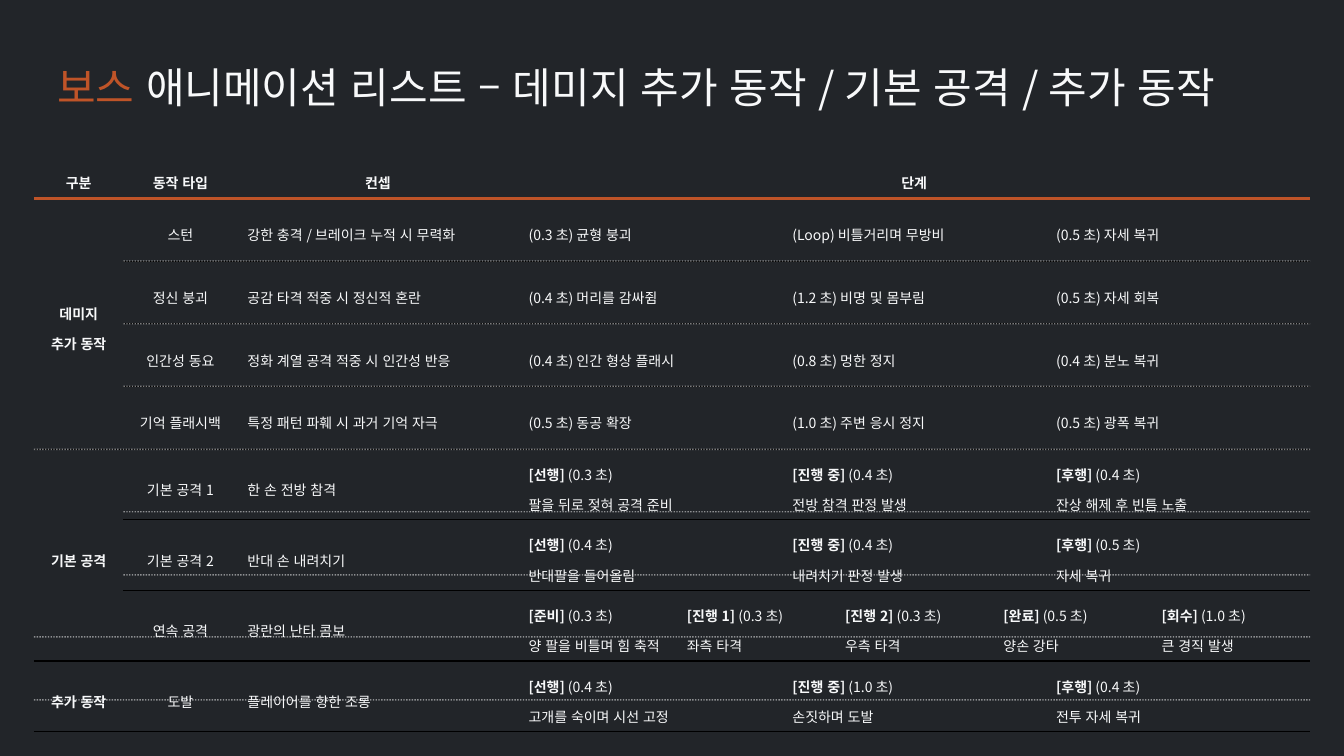
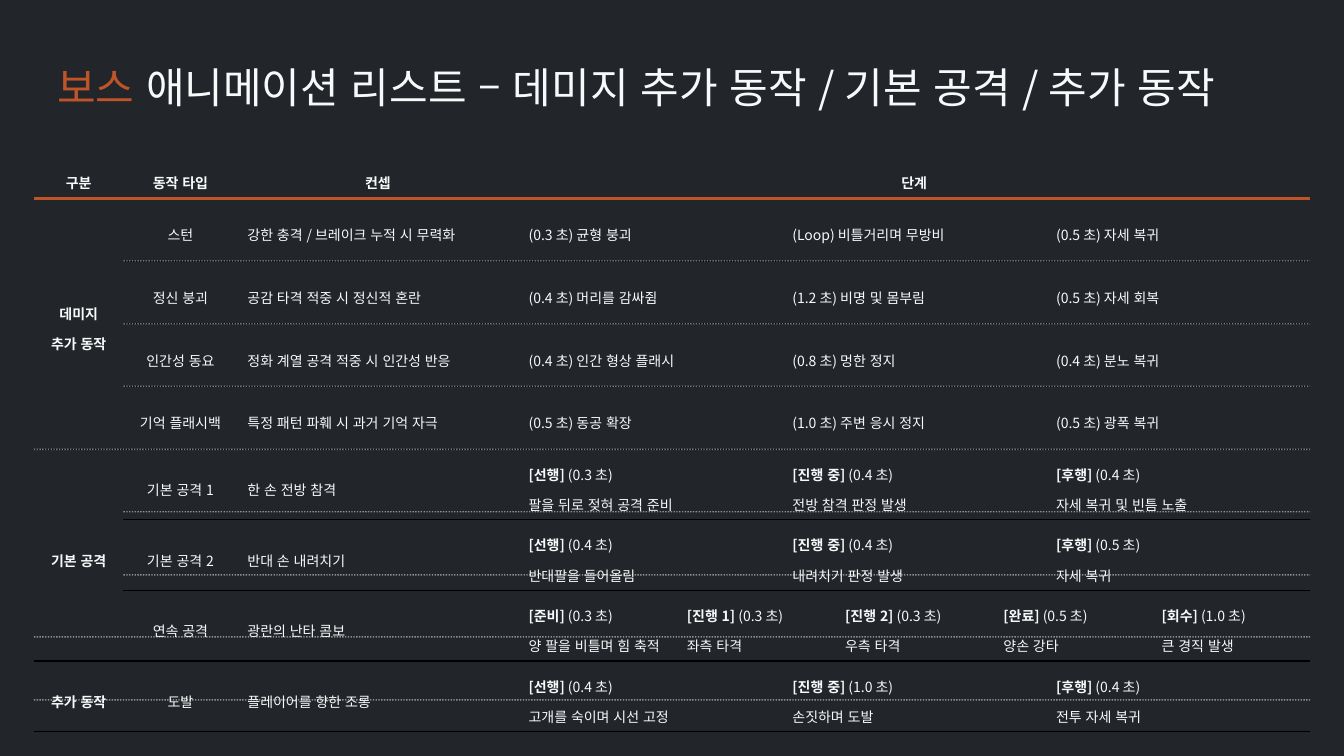
Before and after one commit to ysooj/Gihoek_4, a slide deck: slide 9 of [합치기] 애니메이션 로직과 리스트.pptx (slide 7 before the commit). Drawn at 1344x756 pixels with LibreOffice and Linux fonts; fonts in the diff are those of the drawing. Boxes give left, top, right and bottom in pixels: in the first picture for what was removed or moved away, otherwise in the second. Text is boxed around its words. In the diff, an @@ line names an element or a change of style, - is before the commit and + after.

```diff
--- a/[합치기] 애니메이션 로직과 리스트.pptx
+++ b/[합치기] 애니메이션 로직과 리스트.pptx
@@ table at (34,157,1311,727) @@
-row 6, column 9: [후행] (0.4 초) / 잔상 해제 후 빈틈 노출
+row 6, column 9: [후행] (0.4 초) / 자세 복귀 및 빈틈 노출
```
Also in this commit, not shown: 1 other slide changed, 3 slides added, 1 other file.
